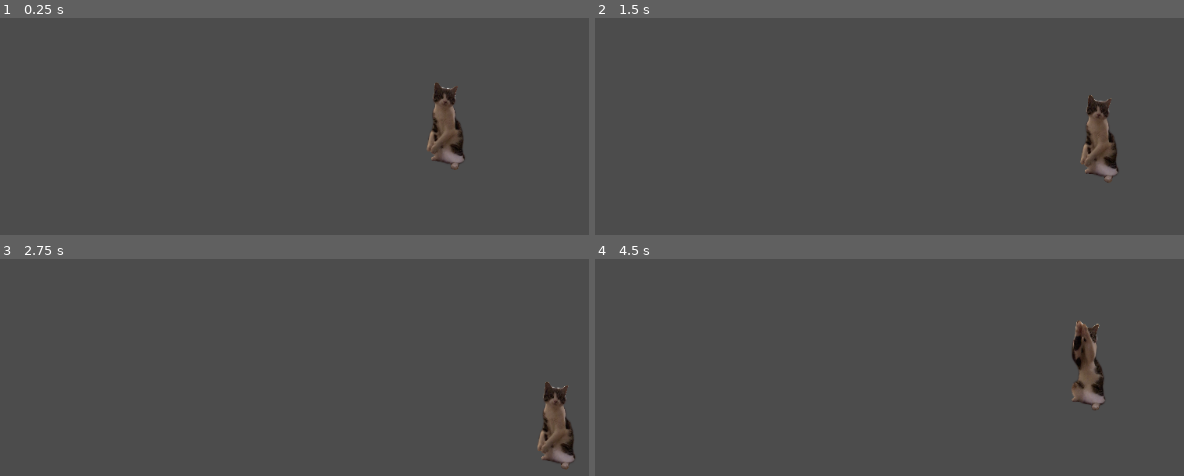
Above: before the commit, frames 1-4 (two rows, left to right).
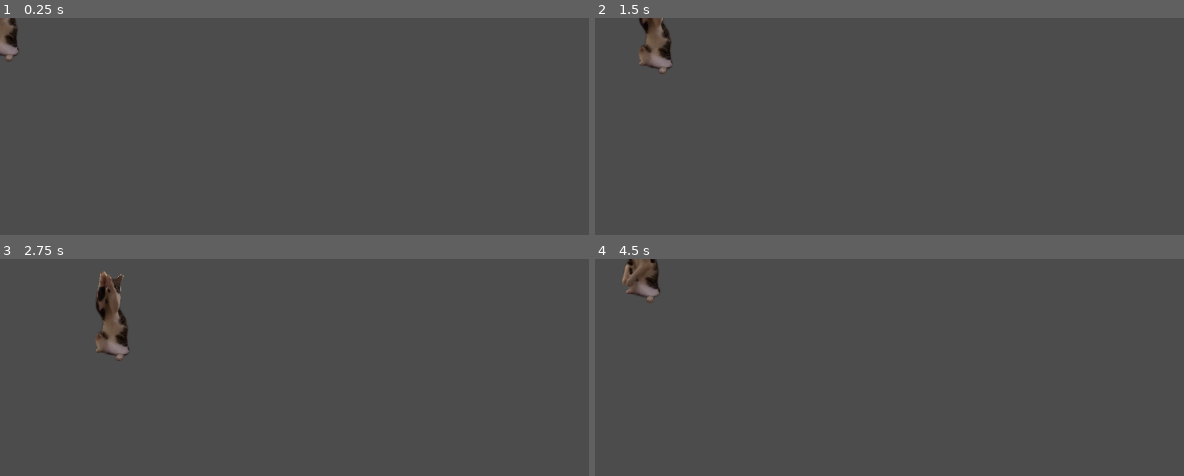
Above: after the commit, the same moments.

Repository: surgura/Gus
Game: Godot game, scene res://world.tscn
Same seed, same stepped clock (60 frames per second), same inputs: the game is played once before the commit and once after it.
Inputs:
- Up to frame 1 (0.25 s): no input
- Up to frame 2 (1.5 s): hold D (right) 0.53-1.28 s; hold S (down) from 1.28 s (still down)
- Up to frame 3 (2.75 s): release S (down) at 2.03 s; hold D (right) from 2.03 s (still down)
- Up to frame 4 (4.5 s): release D (right) at 2.78 s; hold W (up) 2.78-3.53 s; hold A (left) from 3.53 s (still down)

The runs differ from the first frame. In frame 1, 1.7% of the frame differs, in the area x 0-79%, y 0-71%; in frame 2, 2.2%; in frame 3, 2.6%, in the area x 16-98%, y 5-97%; in frame 4, 2.1%.

Commit message:
put animation inside gus

Diff:
--- a/godot/gus.tscn
+++ b/godot/gus.tscn
@@ -1,12 +1,30 @@
-[gd_scene load_steps=3 format=2]
+[gd_scene load_steps=6 format=2]
 
 [ext_resource path="res://gus.gd" type="Script" id=1]
+[ext_resource path="res://resources/gus animation/4.png" type="Texture" id=2]
+[ext_resource path="res://resources/gus animation/0.png" type="Texture" id=3]
 
 [sub_resource type="CapsuleShape2D" id=1]
 
-[node name="Aug" type="RigidBody2D"]
+[sub_resource type="SpriteFrames" id=2]
+animations = [ {
+"frames": [ ExtResource( 2 ), ExtResource( 3 ) ],
+"loop": true,
+"name": "default",
+"speed": 5.0
+} ]
+
+[node name="Gus" type="RigidBody2D"]
 linear_damp = 50.0
 script = ExtResource( 1 )
 
 [node name="CollisionShape2D" type="CollisionShape2D" parent="."]
+scale = Vector2( 2, 2.5 )
 shape = SubResource( 1 )
+
+[node name="AnimatedSprite" type="AnimatedSprite" parent="."]
+position = Vector2( -0.197952, -2.61567 )
+scale = Vector2( 0.1, 0.1 )
+frames = SubResource( 2 )
+playing = true
+offset = Vector2( 120, 100 )
--- a/godot/world.tscn
+++ b/godot/world.tscn
@@ -1,26 +1,7 @@
-[gd_scene load_steps=5 format=2]
+[gd_scene load_steps=2 format=2]
 
 [ext_resource path="res://gus.tscn" type="PackedScene" id=1]
-[ext_resource path="res://resources/gus animation/4.png" type="Texture" id=2]
-[ext_resource path="res://resources/gus animation/0.png" type="Texture" id=3]
-
-[sub_resource type="SpriteFrames" id=1]
-animations = [ {
-"frames": [ ExtResource( 2 ), ExtResource( 3 ) ],
-"loop": true,
-"name": "default",
-"speed": 5.0
-} ]
 
 [node name="World" type="Node2D"]
 
-[node name="Aug" parent="." instance=ExtResource( 1 )]
-position = Vector2( 418.817, 157.365 )
-
-[node name="AnimatedSprite" type="AnimatedSprite" parent="Aug"]
-position = Vector2( 151.35, -21.7566 )
-scale = Vector2( 0.1, 0.1 )
-frames = SubResource( 1 )
-frame = 1
-playing = true
-offset = Vector2( 120, 100 )
+[node name="Gus" parent="." instance=ExtResource( 1 )]
